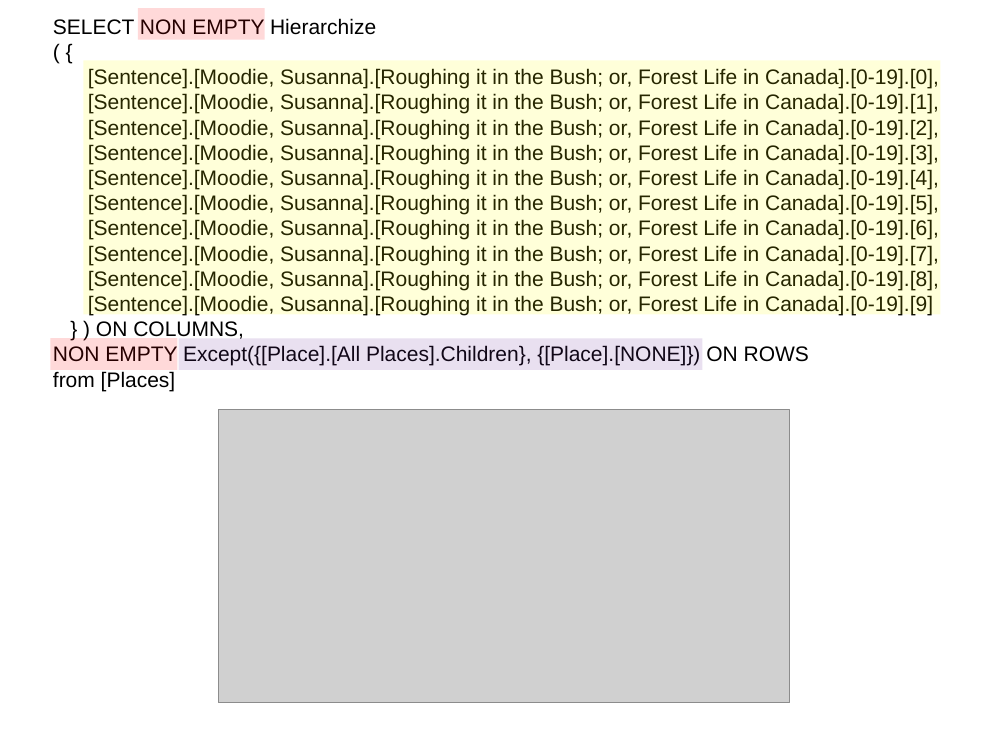
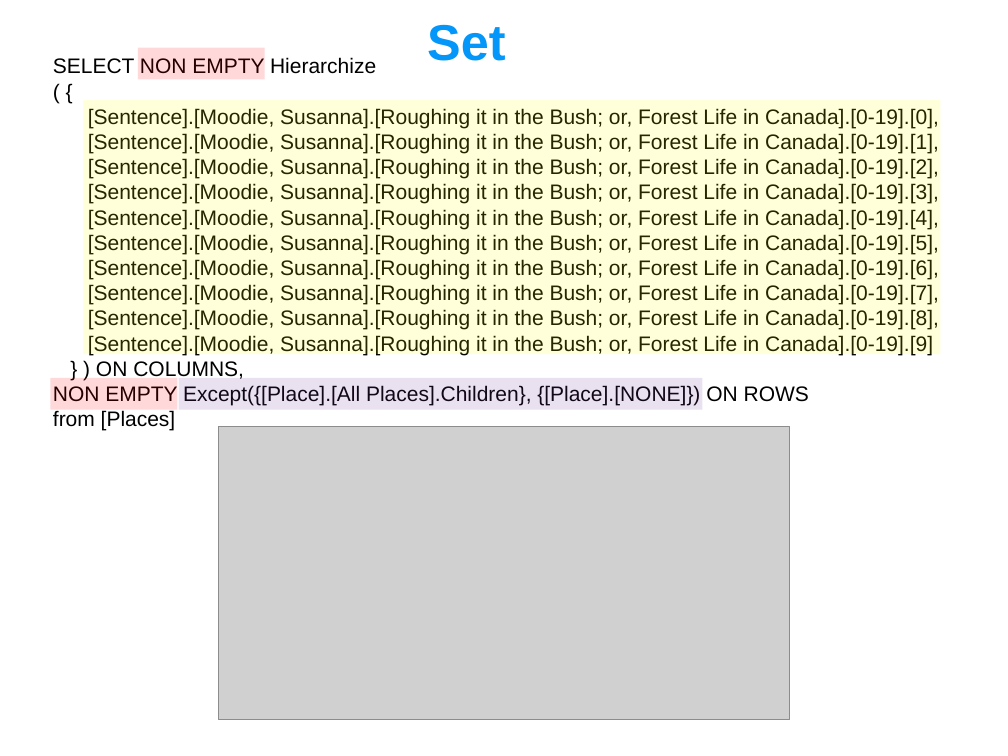
Before and after one commit to edvelezg/unb-dw, a slide deck: slide 29 of project/Presentation/Datawarehousing.pptm (slide 31 before the commit). Drawn at 1008x756 pixels with LibreOffice and Linux fonts; fonts in the diff are those of the drawing; grey boxes stand for pictures; background and template pictures are left out. Boxes give left, top, right and bottom in pixels: in the first picture for what was removed or moved away, otherwise in the second. Text is boxed around its words. In the diff, an @@ line names an element or a change of style, - is before the commit and + after.

```diff
--- a/project/Presentation/Datawarehousing.pptm
+++ b/project/Presentation/Datawarehousing.pptm
@@ text added at bbox=[427, 24, 505, 61], 36 pt, text gradient #7DC4FF to #0497F9 to #0074A1, bold @@
+Set
@@ 4 rectangles, 1 text: place and size @@
-4 rectangles, 1 text at bbox=[50, 8, 940, 391]
+4 rectangles, 1 text at bbox=[50, 47, 940, 431]
@@ picture: place and size @@
-picture at bbox=[218, 409, 789, 703]
+picture at bbox=[218, 426, 789, 720]
```
Also in this commit, not shown: 5 other slides changed, 6 other files.
